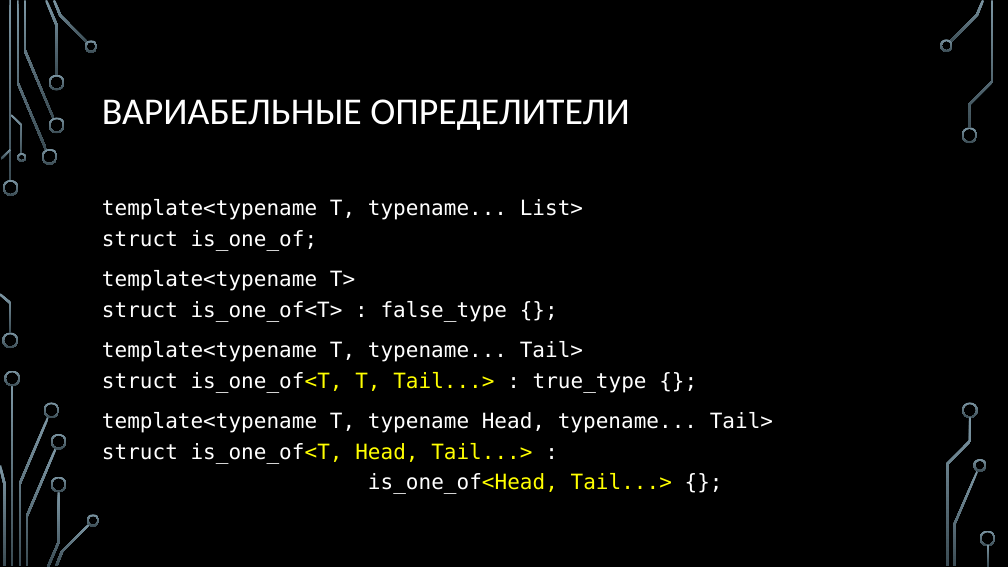
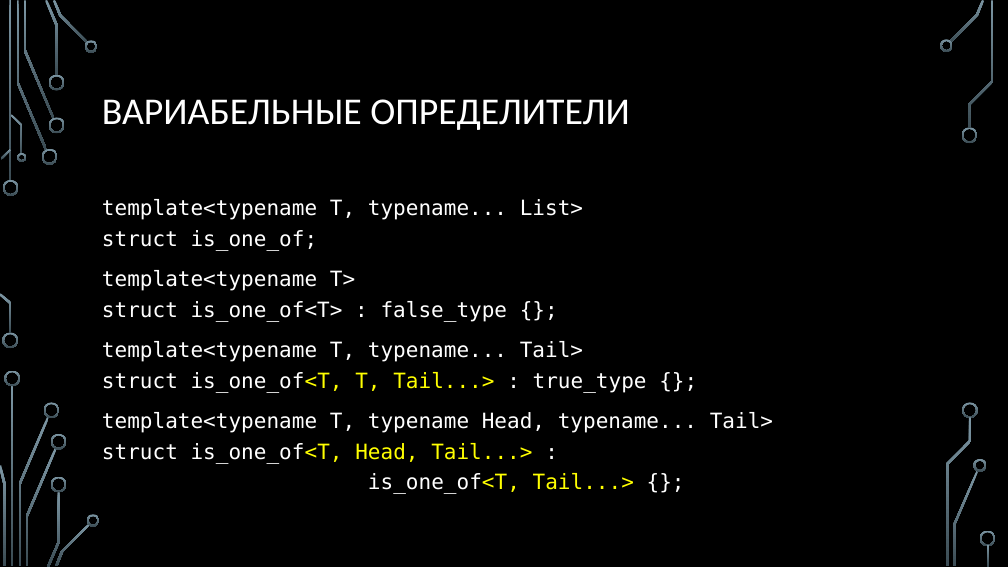
Before and after one commit to MIPT-ILab/cpp-lects-rus, a slide deck: slide 19 of slides/lec2-9-meta.pptx (slide 17 before the commit). Drawn at 1008x567 pixels with LibreOffice and Linux fonts; fonts in the diff are those of the drawing; background and template pictures are left out. Boxes give left, top, right and bottom in pixels: in the first picture for what was removed or moved away, otherwise in the second. Text is boxed around its words. In the diff, an @@ line names an element or a change of style, - is before the commit and + after.

```diff
--- a/slides/lec2-9-meta.pptx
+++ b/slides/lec2-9-meta.pptx
@@ text at (x1=102, y1=412, x2=773, y2=494): text changed @@
-template<typename T, typename Head, typename... Tail>
-struct is_one_of<T, Head, Tail...> :
-is_one_of<Head, Tail...> {};
+template<typename T, typename Head, typename... Tail>
+struct is_one_of<T, Head, Tail...> :
+is_one_of<T, Tail...> {};
```
Also in this commit, not shown: 6 other slides changed, 8 slides added, 11 other files.
